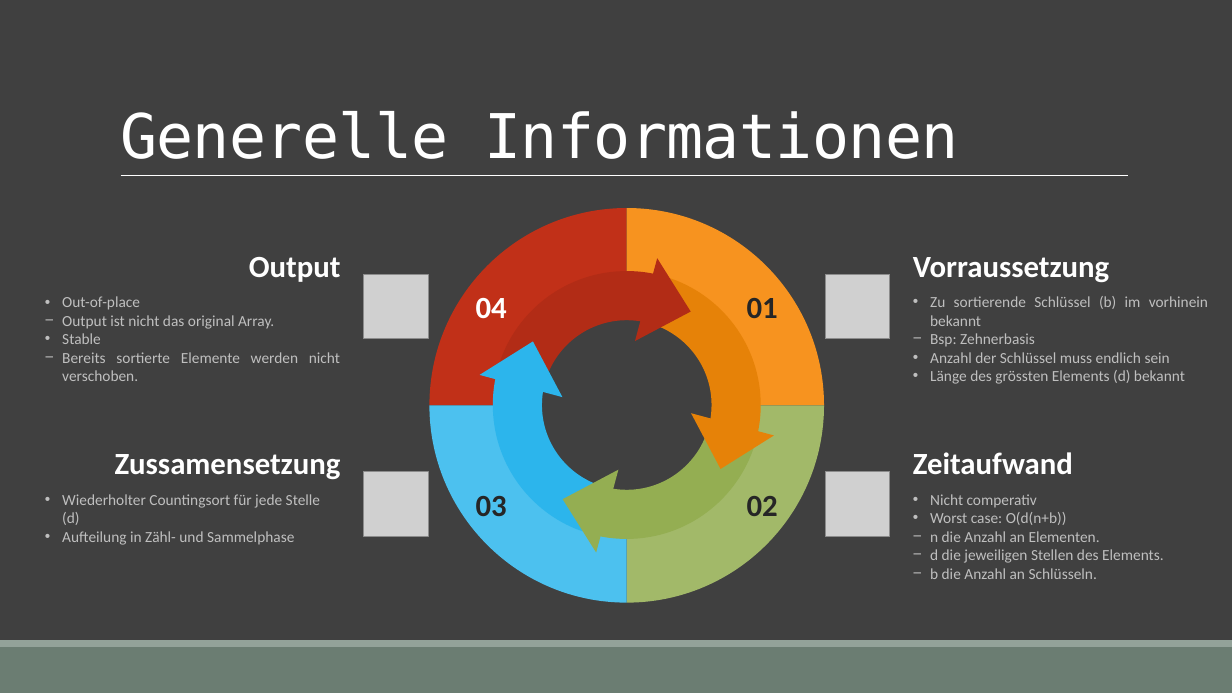
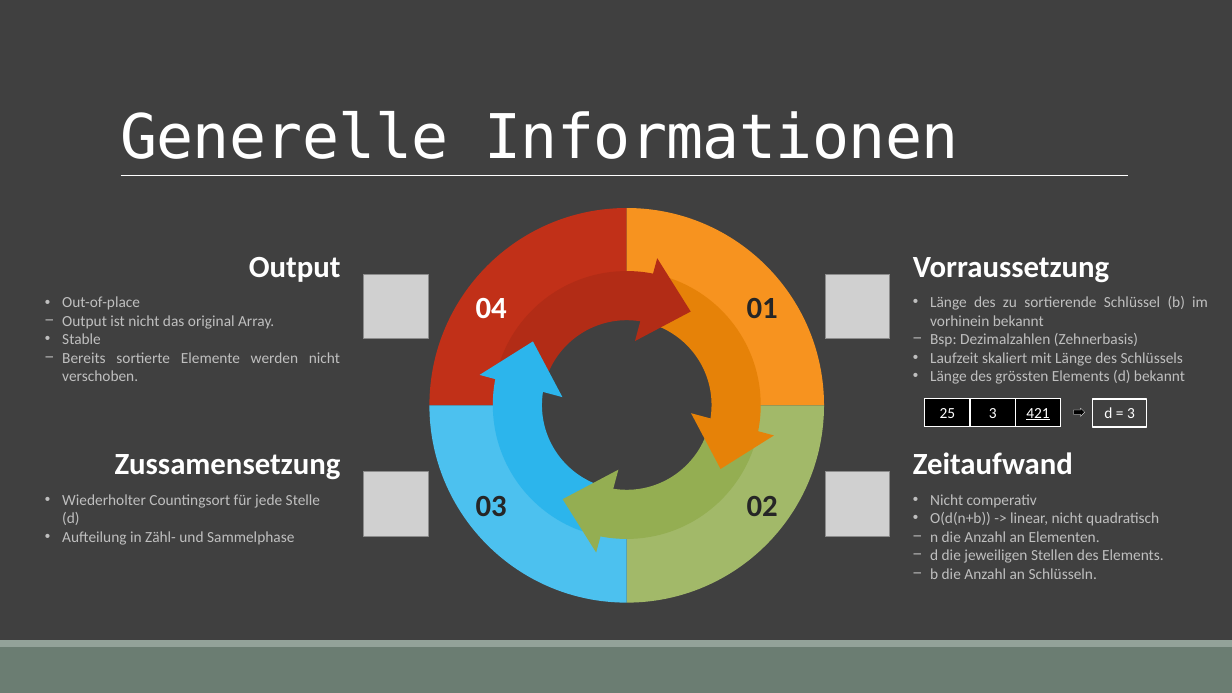
Before and after one commit to IsAvaible/Radix-Sort, a slide deck: slide 8 of RadixSort.pptx. Drawn at 1232x693 pixels with LibreOffice and Linux fonts; fonts in the diff are those of the drawing; grey boxes stand for pictures. Boxes give left, top, right and bottom in pixels: in the first picture for what was removed or moved away, otherwise in the second. Text is boxed around its words. In the diff, an @@ line names an element or a change of style, - is before the commit and + after.

```diff
--- a/RadixSort.pptx
+++ b/RadixSort.pptx
@@ text at bbox=[930, 296, 1208, 366]: text changed @@
-• Zu sortierende Schlüssel (b) im vorhinein bekannt
-− Bsp: Zehnerbasis
-• Anzahl der Schlüssel muss endlich sein
+• Länge des zu sortierende Schlüssel (b) im vorhinein bekannt
+− Bsp: Dezimalzahlen (Zehnerbasis)
+• Laufzeit skaliert mit Länge des Schlüssels
@@ table added at bbox=[925, 399, 1061, 427], 1 rows, 3 columns @@
+25 | 3 | 421
@@ right arrow added at bbox=[1074, 409, 1085, 417], fill #000000, outline #FFFFFF 0.25 pt @@
@@ rectangle added at bbox=[1093, 399, 1147, 427], fill #404040, outline #FFFFFF 1.25 pt, 12 pt, text #FFFFFF @@
+d = 3
@@ text at bbox=[930, 512, 1159, 526]: text changed @@
-• Worst case: O(d(n+b))
+• O(d(n+b)) -> linear, nicht quadratisch
```
Also in this commit, not shown: 4 other slides changed.
